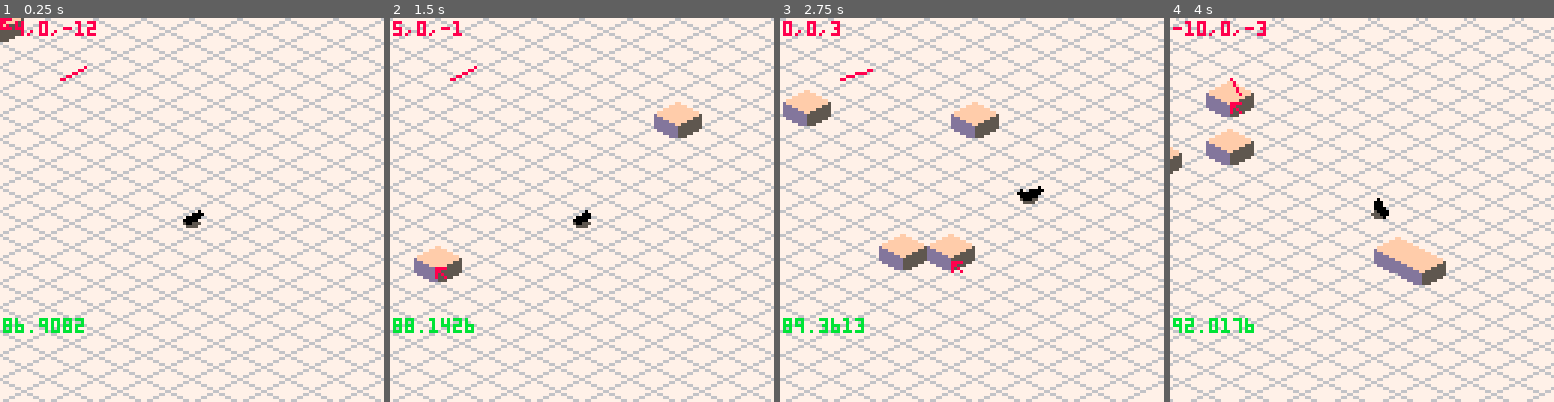
Above: before the commit, frames 1-4 (left to right).
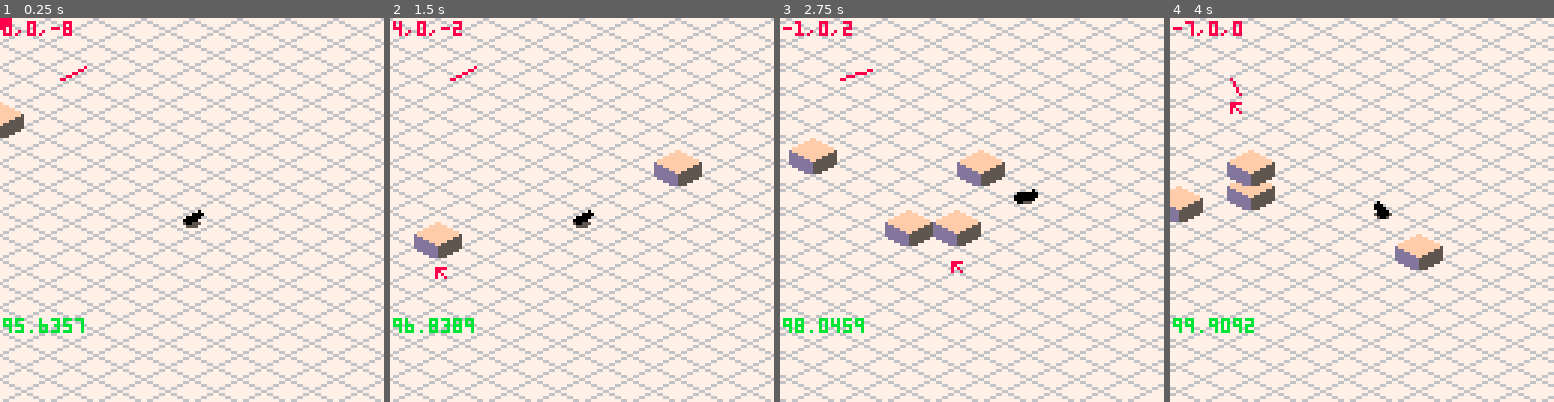
Above: after the commit, the same moments.

Repository: morganq/tinyhawk
Game: PICO-8 cartridge tinyhawk.p8
The game is run twice, just before and just after one commit, with the same random seed, the same clock (stepped at 60 frames per second) and the same inputs.
Inputs (mouse positions are in pixels of both pictures, inside the frame that each line leads up to):
- Up to frame 1 (0.25 s): no input
- Up to frame 2 (1.5 s): tap X (X key) at 0.33, 1.07 s; click (670, 121) at 0.67 s; tap O (Z key) at 0.7 s; click (436, 267) at 1.22 s
- Up to frame 3 (2.75 s): hold Right 1.6-2.1 s; tap O (Z key) at 1.7, 2.1, 2.5 s; click (887, 114) at 1.77 s; tap X (X key) at 1.85 s; hold Up 2.15-2.42 s; click (952, 259) at 2.32 s; hold Right from 2.47 s (still down)
- Up to frame 4 (4 s): click (1404, 106) at 2.87 s; tap O (Z key) at 2.9, 3.3, 3.7 s; tap X (X key) at 2.97 s; release Right at 3.03 s; hold Left 3.08-3.58 s; click (1465, 256) at 3.42 s; hold Down 3.63-3.97 s; click (1231, 102) at 3.97 s

The runs differ from the first frame. In frame 1, 1.2% of the frame differs, in the area x 0-25%, y 0-83%; in frame 2, 3.5%; in frame 3, 47%, in the area x 0-100%, y 0-100%; in frame 4, 41%.

Commit message:
pre volume

Diff:
--- a/collision.lua
+++ b/collision.lua
@@ -5,24 +5,24 @@
     end
 end
 
-block_aabb = {0, 1, 0, 1, 0, 1}
-tall_aabb = {0, 1, 0, 2, 0, 1}
+block_aabb = {0, 1, 0, 0.5, 0, 1}
+tall_aabb = {0, 1, 0, 1, 0, 1}
 
 block_planes = {
-    {pt = {-0.5, 0, 0}, normal = {-1, 0, 0}},
-    {pt = {0.5, 0, 0},  normal = {1, 0, 0}},
-    {pt = {0, 0, -0.5}, normal = {0, 0, -1}},
-    {pt = {0, 0, 0.5},  normal = {0, 0, 1}},
-    {pt = {0, 1, 0},    normal = {0, 1, 0}},
+    {pt = {-0.5, 0, 0}, normal = {-1, 0, 0}, aabb = {-0.5, 1, 0, 0.5, 0, 1}},
+    {pt = {0.5, 0, 0},  normal = {1, 0, 0}, aabb = {0, 1.5, 0, 0.5, 0, 1}},
+    {pt = {0, 0, -0.5}, normal = {0, 0, -1}, aabb = {0, 1, 0, 0.5, -0.5, 1}},
+    {pt = {0, 0, 0.5},  normal = {0, 0, 1}, aabb = {0, 1, 0, 0.5, 0, 1.5}},
+    {pt = {0, 0.5, 0},  normal = {0, 1, 0}, aabb = {0, 1, 0, 1, 0, 1}},
 }
 
 ramp_planes = {
-    {pt = {-0.5, 0, 0}, normal = {-1, 0, 0}},
-    {pt = {0, 0.245, 0}, normal = v_norm({1, 1, 0})},
+    {pt = {-0.5, 0, 0}, normal = {-1, 0, 0}, aabb = {-0.5, 1, 0, 0.5, 0, 1}},
+    {pt = {0, 0.25, 0}, normal = v_norm({0.5, 1, 0}), aabb = {0, 1.5, 0, 0.5, 0, 1}},
 }
 
 qp_planes = {
-    {pt = {-0.5, 0, 0}, normal = {-1, 0, 0}},
+    {pt = {-0.5, 0, 0}, normal = {-1, 0, 0}, aabb = {-0.5, 1, 0, 1, 0, 1}},
     --{pt = {0, 0, -0.5}, normal = {0, 0, -1}},
     --{pt = {0, 0, 0.5},  normal = {0, 0, 1}},
 }
@@ -32,32 +32,42 @@
     local angle = i * stepsize
     local y = cos(angle)
     local x = sin(angle)
-    add(qp_planes, {pt = {0.49 - x * 0.97, (1-y) * 1.99, 0}, normal = v_norm({x, y, 0})})
+    add(qp_planes,
+        {pt = {0.49 - x * 0.97, (1-y) * 0.99, 0}, normal = v_norm({x, y, 0}), aabb = {0, 1, 0, 1.1, 0, 1}}
+    )
 end
 
 
 function in_aabb(pt, aabb)
     local x, y, z = unpack(pt)
     local px1, px2, py1, py2, pz1, pz2 = unpack(aabb)
+    --printh("aabb:")
+    --
+    if not (x >= px1 and x <= px2 and y >= py1 and y <= py2 and z >= pz1 and z <= pz2) then
+        --pv(pt)
+        --printh(px1 .. ", " .. px2 .. ", " .. py1 .. ", " .. py2 .. ", " .. pz1 .. ", " .. pz2)
+    end
     return x >= px1 and x <= px2 and y >= py1 and y <= py2 and z >= pz1 and z <= pz2
 end
 
 function find_first_collision(pt, vel, planes)
+    local eps = 0.00
     local nearest, nt = nil, 999999
     local next_pt = v_add(pt, vel)
     for plane in all(planes) do
         local delta = v_sub(next_pt, plane.pt)
         local dot = v_dot(delta, plane.normal)
         if dot < 0 then -- normal and delta are facing opposite directions
-
             local vel_proj = abs(v_dot(vel, plane.normal))
             local overlap_proj = abs(v_dot(delta, plane.normal))
             local t = 1 - (overlap_proj / vel_proj)
-            if t >= 0 and t < 1 and t < nt then
-                local new_pt = v_add(pt, v_mul(vel, t))
+            if t >= 0 and t <= 1 and t < nt then
+                local new_pt = v_add(pt, v_mul(vel, t + eps))
                 if in_aabb(new_pt, plane.aabb) then
                     nearest = plane
                     nt = t
+                else
+                    --printh("aabb fail")
                 end
             end
         end
@@ -66,8 +76,20 @@
 end
 
 function rotate(v, fliph, flipv)
+    if flipv then
+        v = {-v[1], v[2], v[3]}
+    end
     if fliph then
-        return {v[3], v[2], v[1]}
+        v = {v[3], v[2], v[1]}
+    end
+    return v
+end
+function rotate_aabb(v, fliph, flipv)
+    if flipv then
+        v = {0.5 - (v[2] - 0.5), 0.5 - (v[1] - 0.5), v[3], v[4], v[5], v[6]}
+    end
+    if fliph then
+        v = {v[5], v[6], v[3], v[4], v[1], v[2]}
     end
     return v
 end
@@ -78,13 +100,31 @@
         local tt = cell.tiletype
         for p in all(tt.planes) do
             local offset = {cell.x + 0.5, cell.elev, cell.z + 0.5}
-            local x1,x2,y1,y2,z1,z2 = unpack(tt.aabb)
+            local x1,x2,y1,y2,z1,z2 = unpack(rotate_aabb(p.aabb, cell.fliph, cell.flipv))
             -- todo: rotation
             local new_plane = {
                 normal = rotate(p.normal, cell.fliph, cell.flipv),
                 pt = v_add(rotate(p.pt, cell.fliph, cell.flipv), offset),
-                aabb = {x1 + cell.x, x2 + cell.x, y1, y2 + cell.elev, y1 + cell.z, y2 + cell.z},
+                aabb = {
+                    x1 + cell.x,
+                    x2 + cell.x,
+                    y1,
+                    y2 + cell.elev,
+                    z1 + cell.z,
+                    z2 + cell.z
+                },
             }
+            --[[
+            add(debugs, function()
+                local x1,x2,y1,y2,z1,z2 = unpack(new_plane.aabb)
+                local points = {{x1,y1,z1}, {x2,y1,z1}, {x2,y1,z2}, {x1,y1,z2}, {x1,y1,z1}}
+                line()
+                for point3 in all(points) do
+                    local point2 = v2p(point3)
+                    line(point2[1], point2[2], 8)
+                end
+            end)
+                ]]
             add(planes, new_plane)
         end
     end
@@ -92,9 +132,6 @@
 end
 
 function find_ground(pt)
-    --for y = h, 0, -1 do
-    --    local cell = map
-    --end
     local cell = get_cell(pt)
     if cell then
         local down = {0, -pt[2], 0}
@@ -118,20 +155,58 @@
     local new_pt = v_copy(pt)
     local new_vel = v_copy(vel)
     local done = false
-    local e = 0.1
-    local eps = 0.1
+    local e = 0.001
+    local eps = 0.001
+    local loops = 0
+    --printh("--")
+    --printh("TOTAL VEL LEN = " .. v_mag(new_vel))
     while not done do
+        local mag = v_mag(new_vel)
+        --printh("loop vel len = " .. mag)
+        local start_pt = v_copy(new_pt)
         local nearest, nt = find_first_collision(new_pt, new_vel, planes)
-        if nearest then
-            new_pt = v_add(new_pt, v_mul(new_vel, nt - eps))
-            local d = v_dot(new_vel, nearest.normal)
-            local j = max((1 + e) * -d, 0);
-            new_vel = v_add(new_vel, v_mul(nearest.normal, j))
+        if nearest and loops < 20 then
+            --printh("collision, nt = " .. nt)
+            --pv(nearest.normal)
+            local t = nt - eps / mag
+            local delta = v_mul(new_vel, t)
+
+            new_pt = v_add(new_pt, delta)
+            --printh("new point = ")
+            --pv(new_pt)
+            local vel_rest = v_mul(new_vel, 1 - t)
+            --local tangent = {nearest.normal[2], -nearest.normal[1], nearest.normal[3]}
+            --local tangent = {0,0,1}
+            local tangent = v_norm( v_cross( v_cross( v_norm(new_vel), nearest.normal ), nearest.normal ) )
+            --printh("tangent")
+            --pv(tangent)
+            local tmsq = v_mag( tangent )
+            if tmsq < 0.9 or tmsq > 1.1 then
+                done = true
+            else
+                local dist_tan = v_dot(vel_rest, tangent)
+                --printh(dist_tan .. " / " .. v_mag(vel_rest))
+                --new_vel = v_mul(tangent, v_mag(vel_rest) * sign(dist_tan))
+                new_vel = v_mul(tangent, dist_tan)
+                --pv(new_vel)
+            end
+
+            --new_vel = v_sub(new_vel, delta)
+            --local d = v_dot(new_vel, nearest.normal)
+            --local j = max((1 + e) * -d, 0);
+            --printh("old vel: " .. v_mag(new_vel))
+
+            --new_vel = v_add(new_vel, v_mul(nearest.normal, j))
+            --local tangent = {nearest.normal.y, -nearest.normal.x, nearest.normal.z}
+            --local vel2 = v_sub(new_pt, start_pt)
+            --local projection = v_dot(vel2, tangent)
+            --new_vel =
+            loops += 1
         else
             done = true
             new_pt = v_add(new_pt, new_vel)
         end
     end
 
-    return new_pt, new_vel
-end
+    return new_pt, v_sub(new_pt, pt)
+end
--- a/editor.lua
+++ b/editor.lua
@@ -1,6 +1,20 @@
 poke(0x5F2D, 0x1)
 scroll = {0,0}
 debugs = {}
+
+function do_test()
+    local planes = {
+        --{ pt = {-5, 0, 0}, normal = v_norm({1, 1, 0}), aabb = {-10, 10, -10, 10, -10, 10} },
+        --{ pt = {-4, 0, 0}, normal = v_norm({1, 1, 0}), aabb = {-10, 10, -10, 10, -10, 10} },
+        { pt = {-2, 0, -2}, normal = v_norm({1, 0, 0}), aabb = {-10, 10, -10, 10, -10, 10} },
+    }
+    printh("----- TEST 1 ------")
+    local pt, vel = collide_point_planes({0,0,0}, {-10, 0, -10}, planes)
+    printh("RESULT pt")
+    pv(pt)
+    printh("RESULT vel")
+    pv(vel)
+end
 
 function _init()
     for i = 0, 30 do
@@ -13,13 +27,18 @@
     skater = make_skater()
     add(all_entities, skater)
     add(all_entities, skater.shadow)
+
+    do_test()
 end
 
 time = 0
 local mbs = {false, false}
 local editor_elev = 0
-local editor_flip = false
+local editor_fliph = false
+local editor_flipv = false
+local started = true
 function _update()
+
     time += 1
     mx, my, mb = stat(32), stat(33), stat(34)
     mv = p2vi({mx, my})
@@ -28,8 +47,11 @@
 		symbol = stat(31)
     end
 
-    if symbol == "f" then
-        editor_flip = not editor_flip
+    if symbol == "q" then
+        editor_fliph = not editor_fliph
+    end
+    if symbol == "w" then
+        editor_flipv = not editor_flipv
     end
 
     if btn(0) then
@@ -52,12 +74,12 @@
     end
 
     if (mb & 0b01) != 0 then
-        add_map_tile(mv[1], mv[3], editor_sel, editor_elev, editor_flip)
+        add_map_tile(mv[1], mv[3], editor_sel, editor_elev, editor_fliph, editor_flipv)
     end
     if (mb & 0b10) != 0 and not mbs[2] then
         editor_sel = (editor_sel % 3) + 1
     end
-    editor_elev = max(editor_elev + stat(36), 0)
+    editor_elev = max(editor_elev + stat(36) / 2, 0)
 
     local sp = v2p(skater.pos)
     if abs(sp[1] - 64) > 6 then
@@ -68,6 +90,10 @@
     end
 
 
+    if not started then
+        if btnp(4) then started = true end
+        return
+    end
     skater:update()
     mbs[1] = (mb & 0b01) != 0
     mbs[2] = (mb & 0b10) != 0
@@ -76,6 +102,9 @@
 
 function _draw()
     cls(7)
+    if not started then
+        return
+    end
     local pts = {{0,0,0}, {1,0,0}, {1,0,1}, {0,0,1}, {0,0,0}}
     camera(-scroll[1], -scroll[2])
 
@@ -86,7 +115,7 @@
 
     pset(p[1], p[2], 8)
     local t = tiles[editor_sel]
-    isospr(t.sprite, mv, t.height, editor_elev, editor_flip)
+    isospr(t.sprite, mv, t.height, editor_elev, editor_fliph, editor_flipv)
 
     for op in all(debugs) do
         op()
--- a/iso.lua
+++ b/iso.lua
@@ -2,27 +2,29 @@
 pal_noflip = split"13,2,3,4,5,6,15,8,9,10,11,6,13,14,15"
 --pal_noflip = split"6,2,3,4,5,6,7,8,9,10,11,15,13,14,15"
 
-function isospr(s, v, h, elev, flip)
+function isospr(s, v, h, elev, fliph, flipv)
     elev = elev or 0
     local p = v2p(v)
-    local x1, y1, y2 = p[1] - 8, p[2] - h * 4 - elev * 4, p[2] + 4 - elev * 4
-    --y1 -= 8
-    if flip then
+    local x1, y1, y2 = p[1] - 8, p[2] - h * 8 - elev * 8, p[2] + 4 - elev * 8
+    if fliph then
         pal(pal_flip)
     else
         pal(pal_noflip)
     end
-    spr(s, x1, y1, 2, (h + 1) \ 2 + 1, flip)
+    if flipv then
+        s += 2
+    end
+    spr(s, x1, y1, 2, h + 1, fliph)
     if elev > 0 then
         for ox = 0, 7 do
             local x = p[1] - 8 + ox
             local y = y2 + ox \ 2
-            line(x, y, x, y + 4 * elev, 13)
+            line(x, y, x, y + 8 * elev, 13)
         end
         for ox = 8, 15 do
             local x = p[1] - 8 + ox
             local y = y2 + 8 - (ox+1) \ 2
-            line(x, y, x, y + 4 * elev, 5)
+            line(x, y, x, y + 8 * elev, 5)
         end
     end
 
@@ -31,13 +33,13 @@
 ------
 
 tiles = {
-    {sprite = 2, height = 1, planes = block_planes, aabb = block_aabb},
-    {sprite = 4, height = 1, planes = ramp_planes, aabb = block_aabb},
-    {sprite = 6, height = 2, planes = qp_planes, aabb = tall_aabb, is_qp = true},
+    {sprite = 2, height = 0.5, planes = block_planes, aabb = block_aabb},
+    {sprite = 6, height = 0.5, planes = ramp_planes, aabb = block_aabb},
+    {sprite = 10, height = 1, planes = qp_planes, aabb = tall_aabb, is_qp = true},
 }
 
-function make_cell(tile, x, z, elev, flip)
-    return {tiletype = tile, x=x, z=z, elev = elev or 0, fliph = flip or false, flipv = false}
+function make_cell(tile, x, z, elev, fliph, flipv)
+    return {tiletype = tile, x=x, z=z, elev = elev or 0, fliph = fliph or false, flipv = flipv or false}
 end
 
 map = {}
@@ -69,20 +71,21 @@
 
 all_entities = {}
 
-function add_map_tile(x, z, ind, elev, flip)
+function add_map_tile(x, z, ind, elev, fliph, flipv)
     elev = elev or 0
     if map[x] == nil then map[x] = {} end
     if not map[x][z] then
         local tile = tiles[ind]
         local e = {
             pos = {x,0,z},
-            center = {x + 0.5, (elev + 1) / 2, z + 0.5},
-            cell = make_cell(tile, x, z, elev, flip),
+            center = {x + 0.5, 0, z + 0.5},
+            cell = make_cell(tile, x, z, elev, fliph, flipv),
             height = elev + 1,
             draw = function(self)
                 isospr(
                     self.cell.tiletype.sprite, {x,0,z},
-                    self.cell.tiletype.height, self.cell.elev, self.cell.fliph)
+                    self.cell.tiletype.height, self.cell.elev,
+                    self.cell.fliph, self.cell.flipv)
             end
         }
         e.cell.planes = planes
@@ -98,7 +101,7 @@
     local z1 = v[3]
     render_grid(x1 - rendersize \ 2, z1 - rendersize \ 2)
     function normalize(a)
-        return a.center[1]\1 + a.center[2]\1 / 2 + a.center[3] \ 1
+        return a.center[1]\1 + a.center[2]\1 + a.center[3] \ 1
     end
     local axissort = function(a, b)
         local dy = a.center[2] - b.center[2]
@@ -109,21 +112,8 @@
         return normalize(a) > normalize(b)
     end
     sort(all_entities, axissort)
-    local i = 8
     for ent in all(all_entities) do
         ent:draw()
-        local p = v2p(ent.center)
-        if false then
-            if ent.cell then
-                for plane in all(ent.cell.planes) do
-                    local vv = v2p(plane.pt)
-                    draw_v(v_mul(plane.normal, 1), vv[1], vv[2])
-                end
-            end
-        end
-        --pset(p[1], p[2], i)
-        --debug_tile({ent.pos[1]\1, ent.pos[2]\1, ent.pos[3]\1})
-        i += 1
     end
 end
 
@@ -135,7 +125,7 @@
         line(x + 17,y)
         line(x+8,y+4)
         line(x+1,y)
-        line(x,y,x,y + v[2]\1 * 4)
+        line(x,y,x,y + v[2]\1 * 8)
     end)
 end
 
--- a/skater.lua
+++ b/skater.lua
@@ -12,11 +12,11 @@
         current_qp = nil,
         floor_normal = {0,1,0},
         draw = function(self)
-            local skate_fwd = v_norm({self.sk_facing[1], mid(self.vel[2] * 2, -3.9, 3.9), self.sk_facing[3]})
+            local skate_fwd = self.fwd--v_norm({self.sk_facing[1], mid(self.vel[2] * 2, -3.9, 3.9), self.sk_facing[3]})
             --pv(skate_fwd)
             for i = -1, 1, 0.125 do
                 local v = v_add(self.pos, v_mul(skate_fwd, i * 0.25))
-                if i == 1 or i == -1 then v[2] += 0.2 end
+                if i == 1 or i == -1 then v[2] += 0.1 end
                 local p = v2p(v)
                 circfill(p[1], p[2] - 1, 1.5, 0)
             end
@@ -38,7 +38,7 @@
             else
                 self.vel = {0,self.vel[2],0}
             end
-            self.vel[2] -= 0.02
+            --self.vel[2] -= 0.02
 
             local cells = {}
             local next_pos = v_add(self.pos, self.vel)
@@ -54,7 +54,11 @@
             local planes = prepare_collision_planes(cells)
 
             add(planes, {pt={next_pos[1], 0, next_pos[3]}, normal={0,1,0}, aabb={-100,100,-1,1,-100,100}})
-            self.pos, self.vel = collide_point_planes(self.pos, self.vel, planes)
+            local p1 = v_copy(self.pos)
+            self.pos, self.vel = collide_point_planes(self.pos, v_add(self.vel, {0, -0.02, 0}), planes)
+            --self.pos, _ = collide_point_planes(self.pos, {0,-0.02,0}, planes)
+            self.vel = v_sub(self.pos, p1)
+            --self.vel = v_add(self.vel, gravity_force)
 
             local cell = get_cell(self.pos)
             if cell and cell.tiletype.is_qp then
@@ -70,11 +74,11 @@
             end
 
             --printh("vel len = " .. v_mag(self.vel))
-            --pv(self.vel)
+            pv(self.pos)
 
         end,
         jump = function(self)
-            self.vel = v_add(self.vel, {0, mid(self.jump_charge, 4, 10) / 40, 0})
+            self.vel = v_add(self.vel, {0, mid(self.jump_charge, 4, 10) / 46, 0})
             self.jump_charge = 0
         end,
     }
--- a/util.lua
+++ b/util.lua
@@ -43,7 +43,7 @@
 function v2p(v)
     return {
         v[1] * -8 + v[3] * 8 + 64,
-        v[1] * 4 + v[3] * 4 + v[2] * -4 + 64
+        v[1] * 4 + v[3] * 4 + v[2] * -8 + 64
     }
 end
 
@@ -55,9 +55,9 @@
 function p2v(p)
     local x, y = p[1] - 64 - scroll[1], p[2] - 64 - scroll[2]
     return {
-       (x / -8 + y / 4) / 2,
+       (x / -8 + y / 8) / 2,
         0,
-       (y / 4 + x / 8) / 2,
+       (y / 8 + x / 8) / 2,
     }
 end
 
@@ -70,3 +70,5 @@
         end
     end
 end
+
+function sign(x) return x > 0 and 1 or -1 end
Not shown, changed: 25 lines of the sprite sheet (__gfx__) section of tinyhawk.p8
